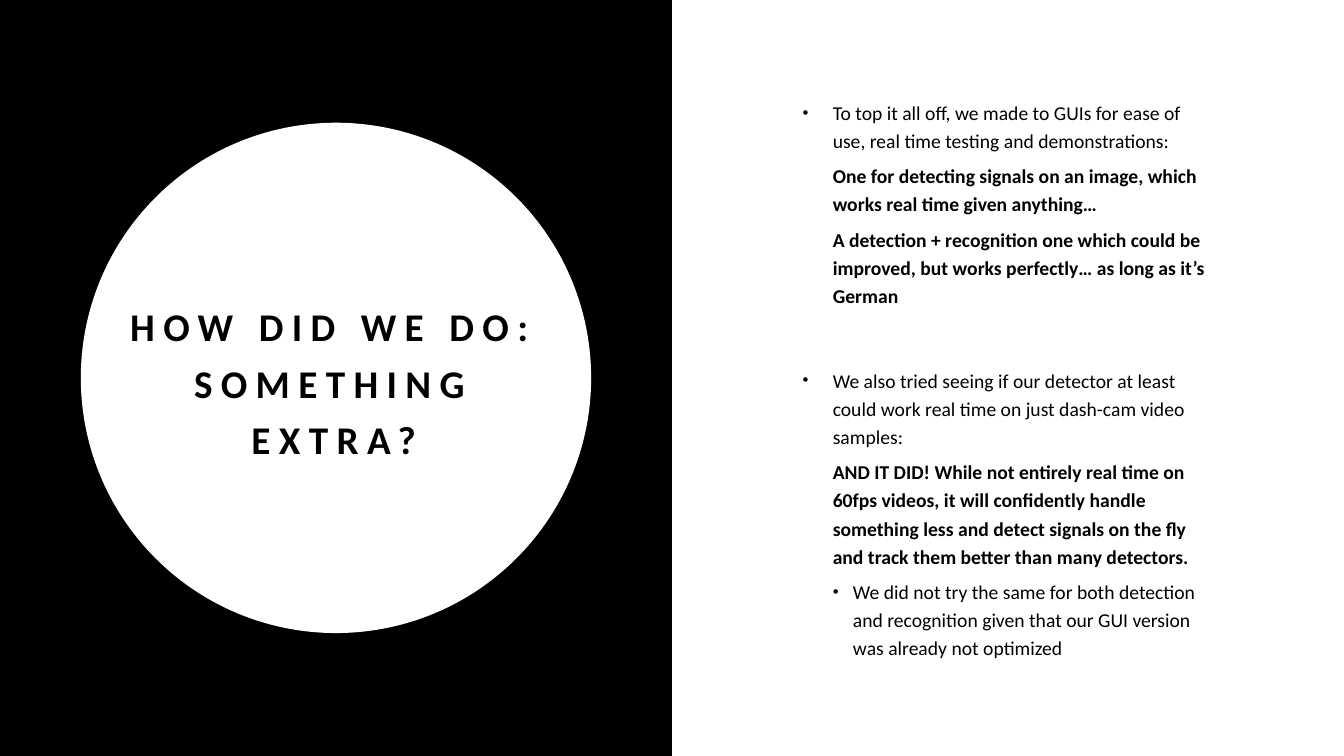
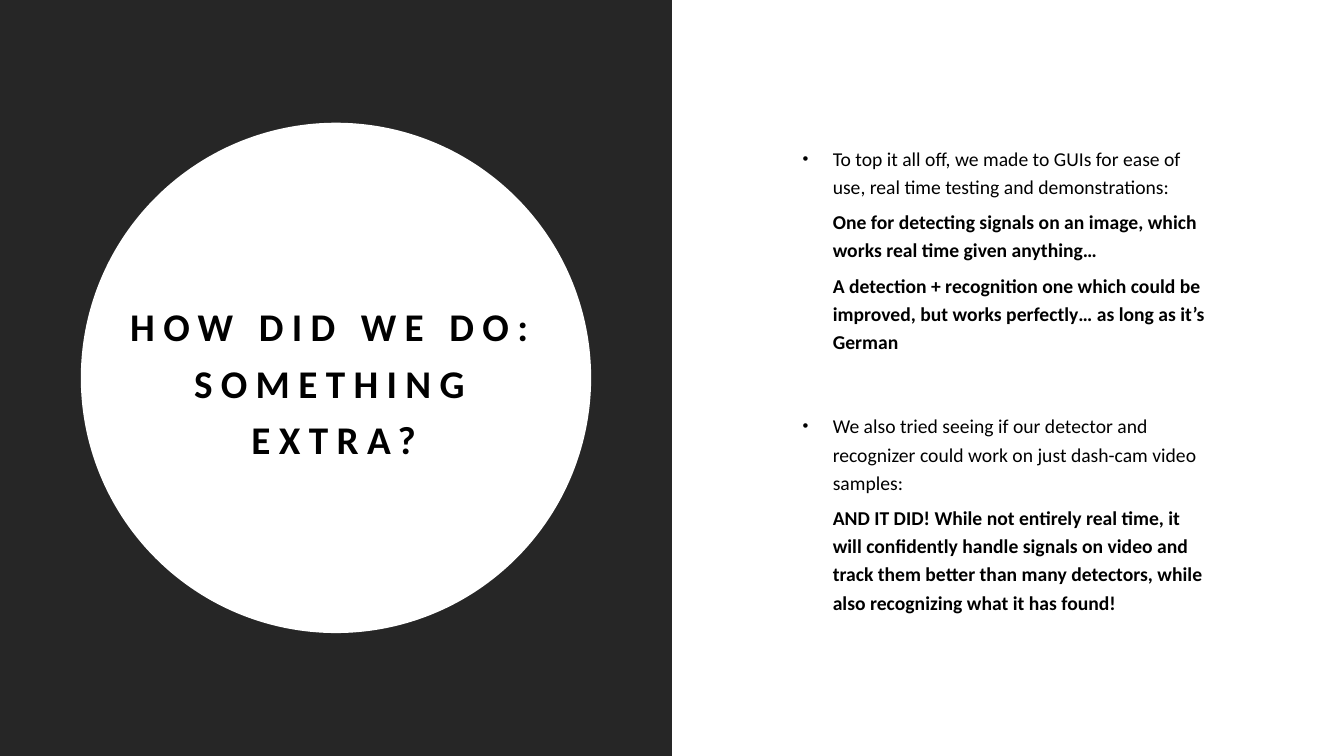
Before and after one commit to piacav/Traffic_signs, a slide deck: slide 15 of Road sign detection and recognition using deep methods.pptx (slide 12 before the commit). Drawn at 1344x756 pixels with LibreOffice and Linux fonts; fonts in the diff are those of the drawing. Boxes give left, top, right and bottom in pixels: in the first picture for what was removed or moved away, otherwise in the second. Text is boxed around its words. In the diff, an @@ line names an element or a change of style, - is before the commit and + after.

```diff
--- a/Road sign detection and recognition using deep methods.pptx
+++ b/Road sign detection and recognition using deep methods.pptx
@@ rectangle at [0, 0, 673, 756]: fill #000000 to #262626 @@
@@ text at [833, 419, 1202, 614]: text changed; bold on @@
-• We also tried seeing if our detector at least could work real time on just dash-cam video samples:
-  AND IT DID! While not entirely real time on 60fps videos, it will confidently handle something less and detect signals on the fly and track them better than many detectors.
-    • We did not try the same for both detection and recognition given that our GUI version was already not optimized
+• We also tried seeing if our detector and recognizer could work on just dash-cam video samples:
+  AND IT DID! While not entirely real time, it will confidently handle signals on video and track them better than many detectors, while also recognizing what it has found!
```
Also in this commit, not shown: 9 other slides changed, 3 slides added.
